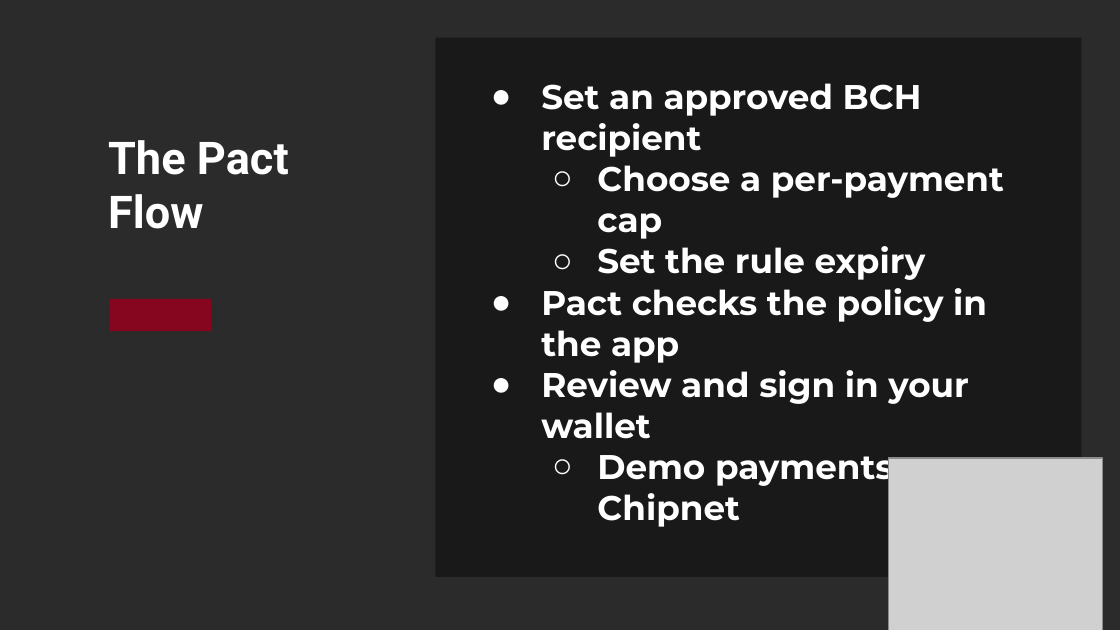
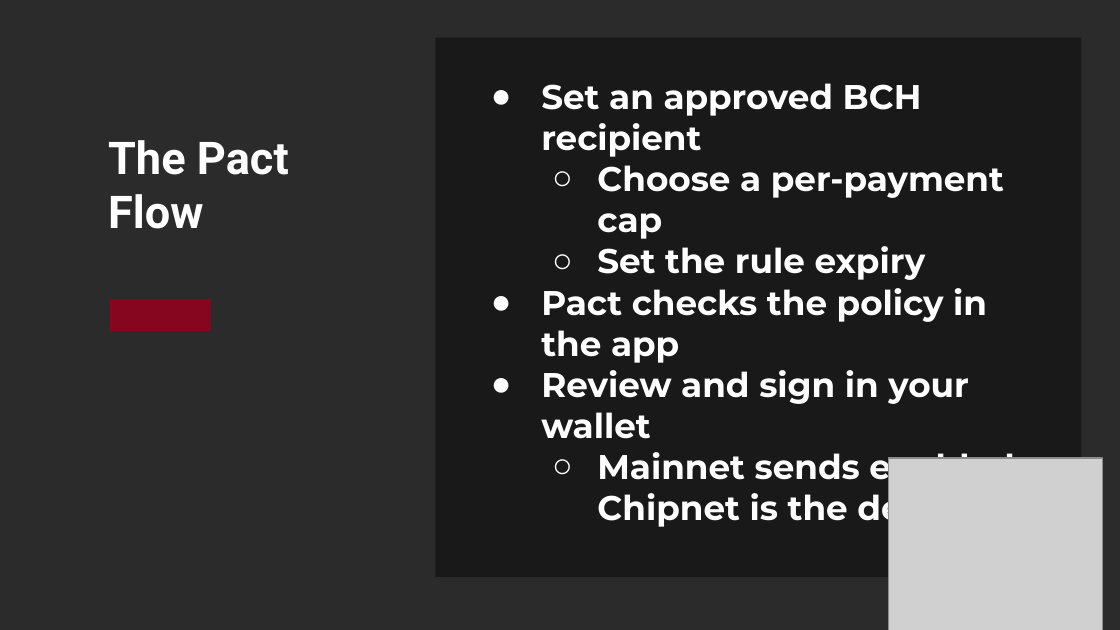
Before and after one commit to dr4ken-soul/Pact, a slide deck: slide 4 of Pact_Pitch_Deck.pptx. Drawn at 1120x630 pixels with LibreOffice and Linux fonts; fonts in the diff are those of the drawing; grey boxes stand for pictures; background and template pictures are left out; a plain dark background stands for a picture behind light text. Boxes give left, top, right and bottom in pixels: in the first picture for what was removed or moved away, otherwise in the second. Text is boxed around its words. In the diff, an @@ line names an element or a change of style, - is before the commit and + after.

Commit message:
Enable and isolate BCH Mainnet payments

```diff
--- a/Pact_Pitch_Deck.pptx
+++ b/Pact_Pitch_Deck.pptx
@@ text at (597, 445, 1023, 528): text changed @@
-  ○ Demo payments use Chipnet
+  ○ Mainnet sends enabled; Chipnet is the default.
```
Also in this commit, not shown: 2 other slides changed, 5 other files.
